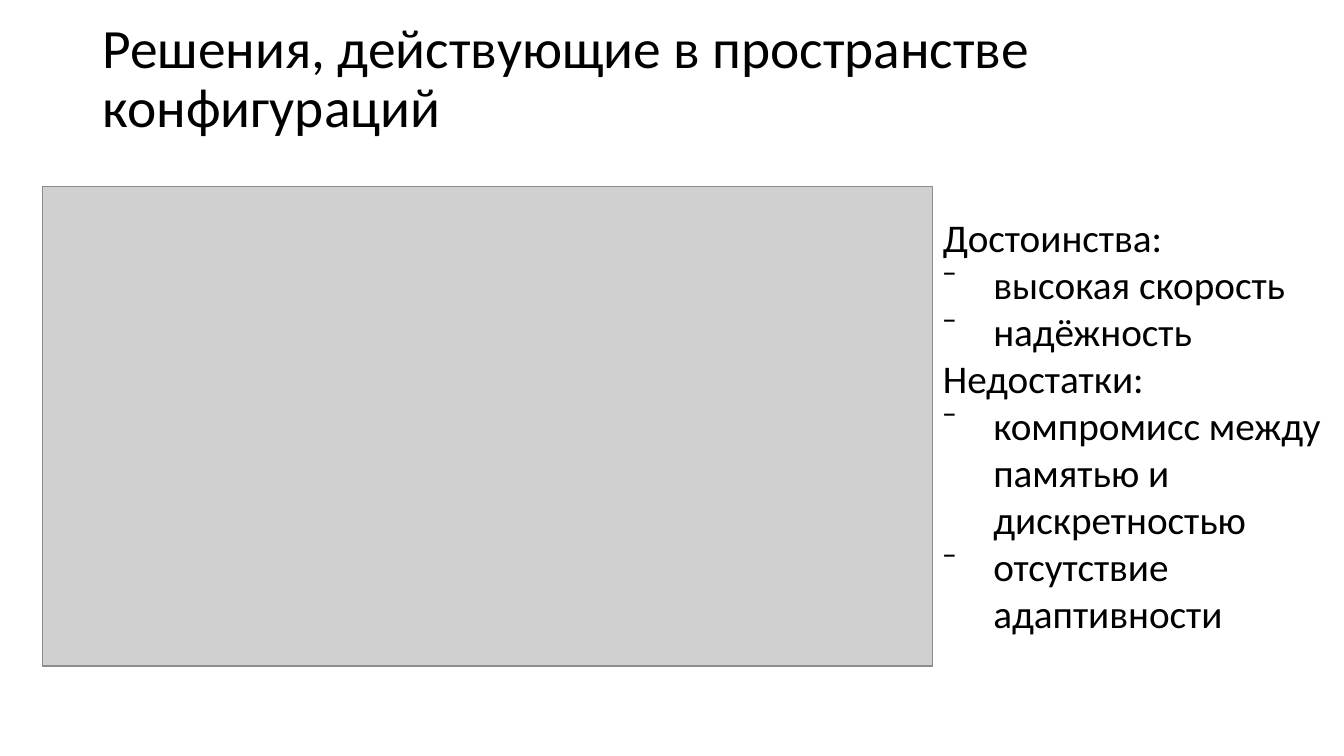
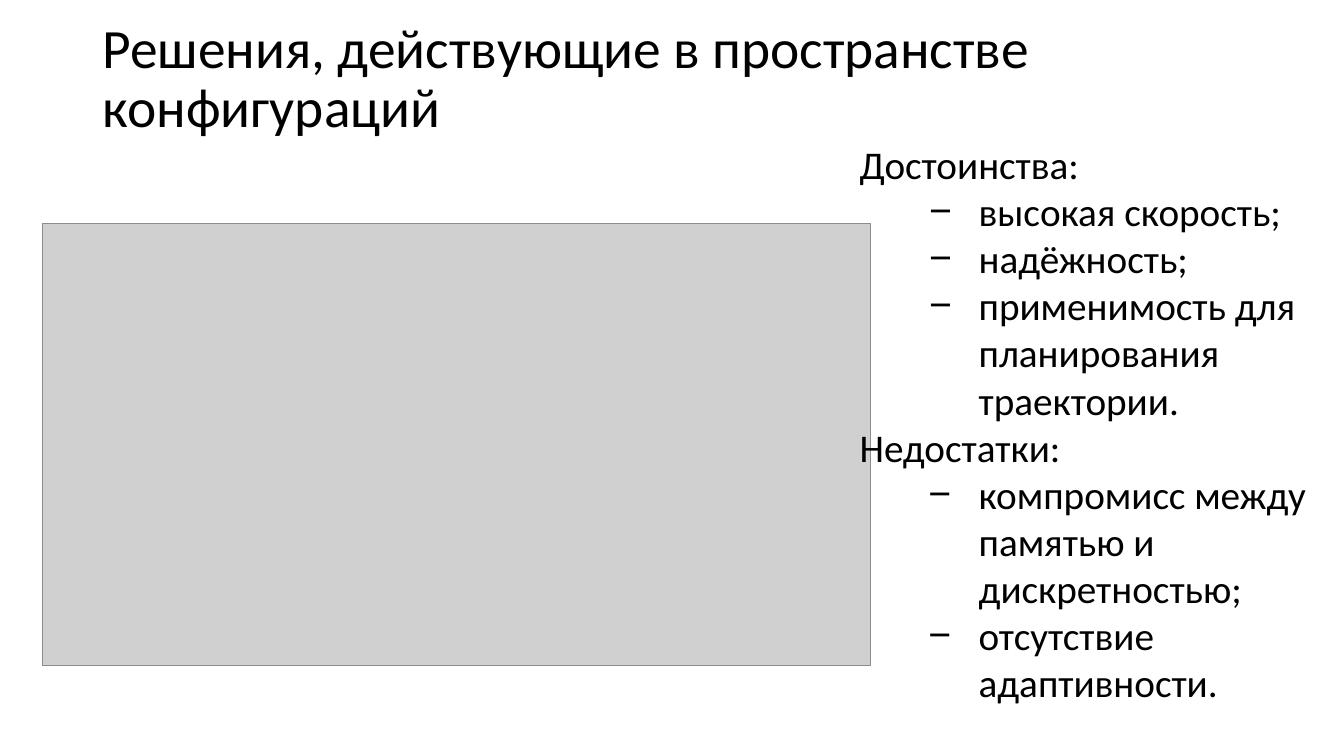
Before and after one commit to NikitaKhalyavin/NIR, a slide deck: slide 8 of семинар2Халявин.pptx. Drawn at 1344x756 pixels with LibreOffice and Linux fonts; fonts in the diff are those of the drawing; grey boxes stand for pictures. Boxes give left, top, right and bottom in pixels: in the first picture for what was removed or moved away, otherwise in the second. Text is boxed around its words. In the diff, an @@ line names an element or a change of style, - is before the commit and + after.

```diff
--- a/семинар2Халявин.pptx
+++ b/семинар2Халявин.pptx
@@ text "Достоинства:": place and size @@
-text "Достоинства:" at [943, 227, 1321, 635]
+text "Достоинства:" at [860, 154, 1306, 704]
@@ text at [979, 207, 1295, 422]: text changed @@
-⁻ высокая скорость
-⁻ надёжность
+− высокая скорость;
+− надёжность;
+− применимость для
+  планирования
+  траектории.
@@ picture: place and size @@
-picture at [42, 187, 934, 666]
+picture at [42, 223, 871, 665]
@@ text at [979, 490, 1306, 704]: text changed @@
-⁻ компромисс между
-  памятью и
-  дискретностью
-⁻ отсутствие
-  адаптивности
+− компромисс между
+  памятью и
+  дискретностью;
+− отсутствие
+  адаптивности.
```
Also in this commit, not shown: 14 other slides changed, 3 other files.
